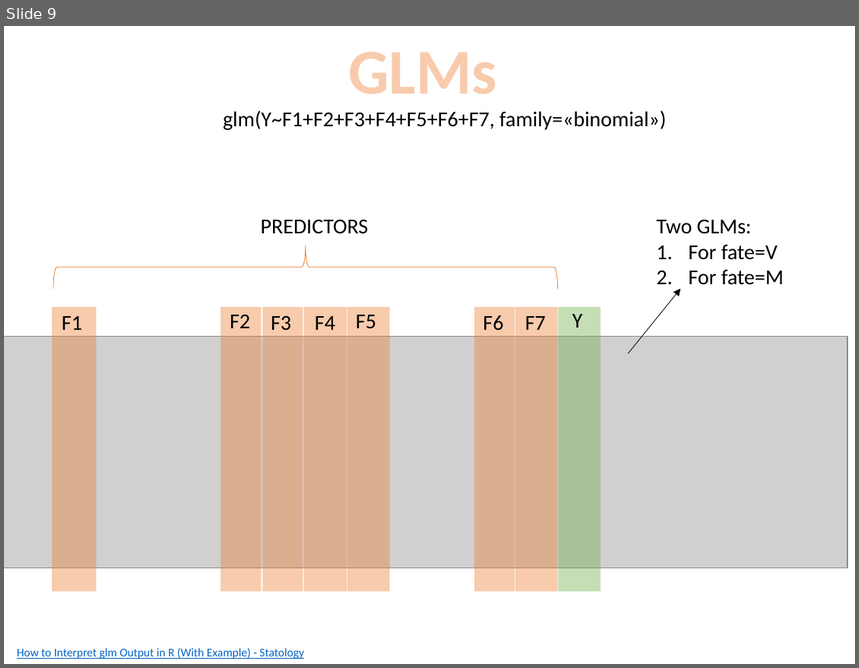
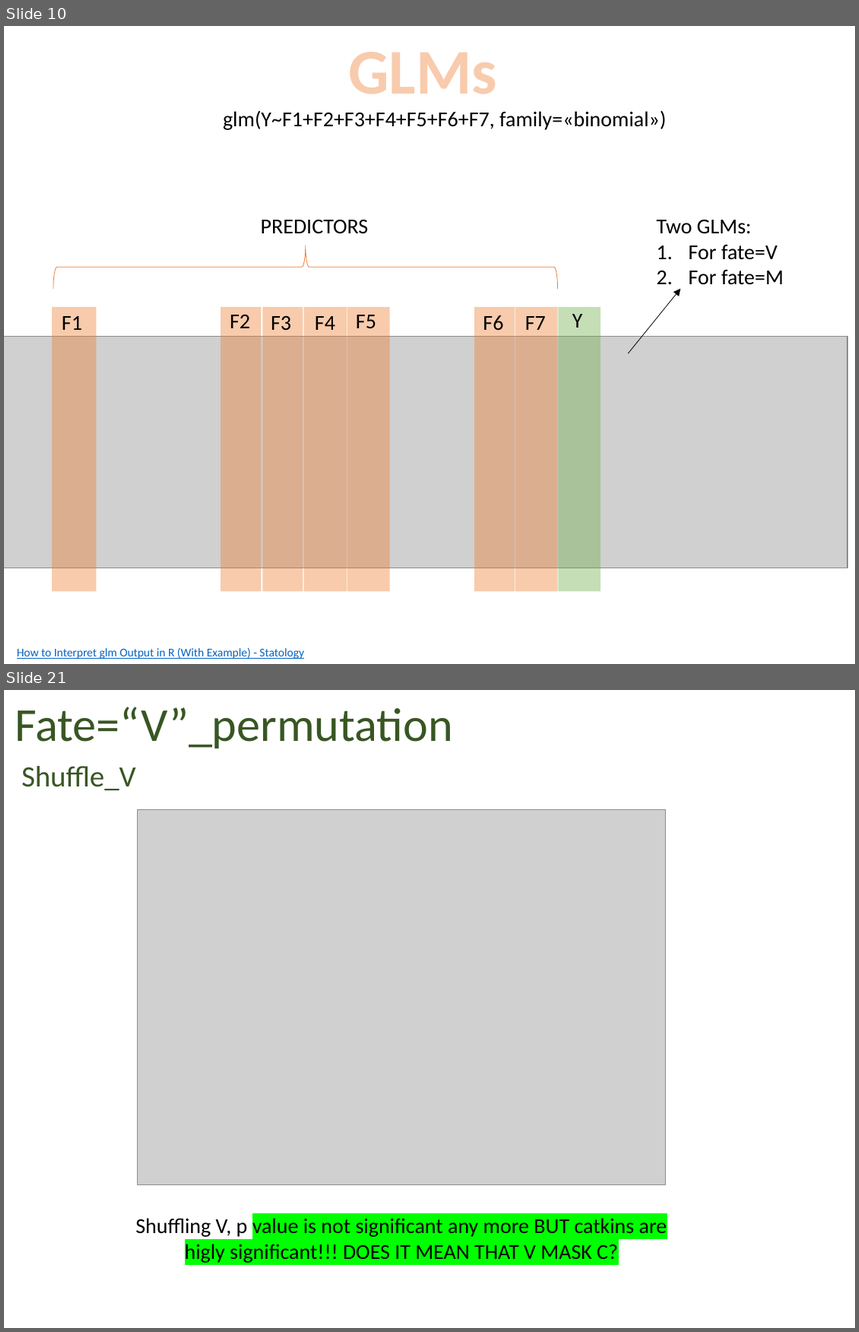
Before and after one commit to Corilana/L-HAZELNUT, a slide deck: Procedures_coding_hazelnut_architecture.pptx. Shown one above the other, each under a label of ours: slide 9 before the commit, slides 10 and 21 after it; the slides between them are not shown. The pictures are 859x668 and 859x1332 pixels, drawn with LibreOffice and Linux fonts; fonts in the diff are those of the drawing; grey boxes stand for pictures. Boxes give left, top, right and bottom in pixels: in the first picture for what was removed or moved away, otherwise in the second. Text is boxed around its words. In the diff, an @@ line names an element or a change of style, - is before the commit and + after.

Commit message:
permutation AIC diff and more glms

```diff
--- a/Procedures_coding_hazelnut_architecture.pptx
+++ b/Procedures_coding_hazelnut_architecture.pptx
@@ slide 21 added at bbox=[4, 690, 855, 1328], background #FFFFFF @@
@@ text added at bbox=[15, 707, 452, 749], 40 pt, text #385723 @@
+Fate=“V”_permutation
@@ text added at bbox=[21, 766, 136, 791], 25 pt, text #385723 @@
+Shuffle_V
@@ picture added at bbox=[138, 810, 666, 1186] @@
@@ text added at bbox=[135, 1218, 667, 1263], 18 pt, text #000000 @@
+Shuffling V, p value is not significant any more BUT catkins are higly significant!!! DOES IT MEAN THAT V MASK C?
@@ what was slide 9 is now slide 10 @@
```
Also in this commit, not shown: 1 slide changed, 28 other slides added, 2 slides removed, 1 other file.
